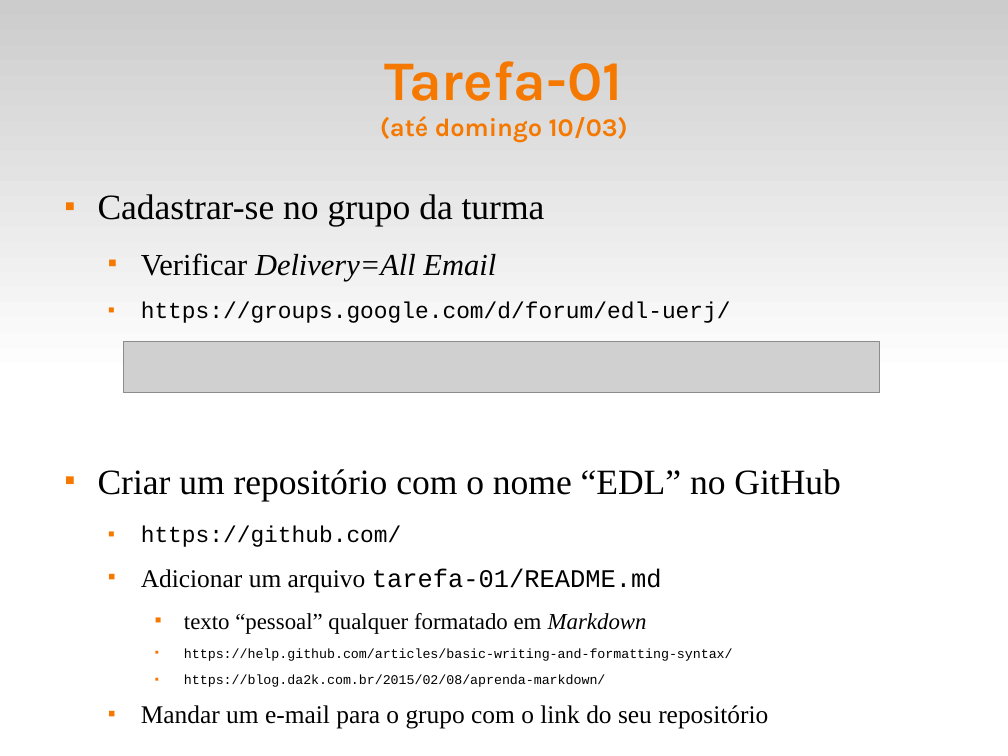
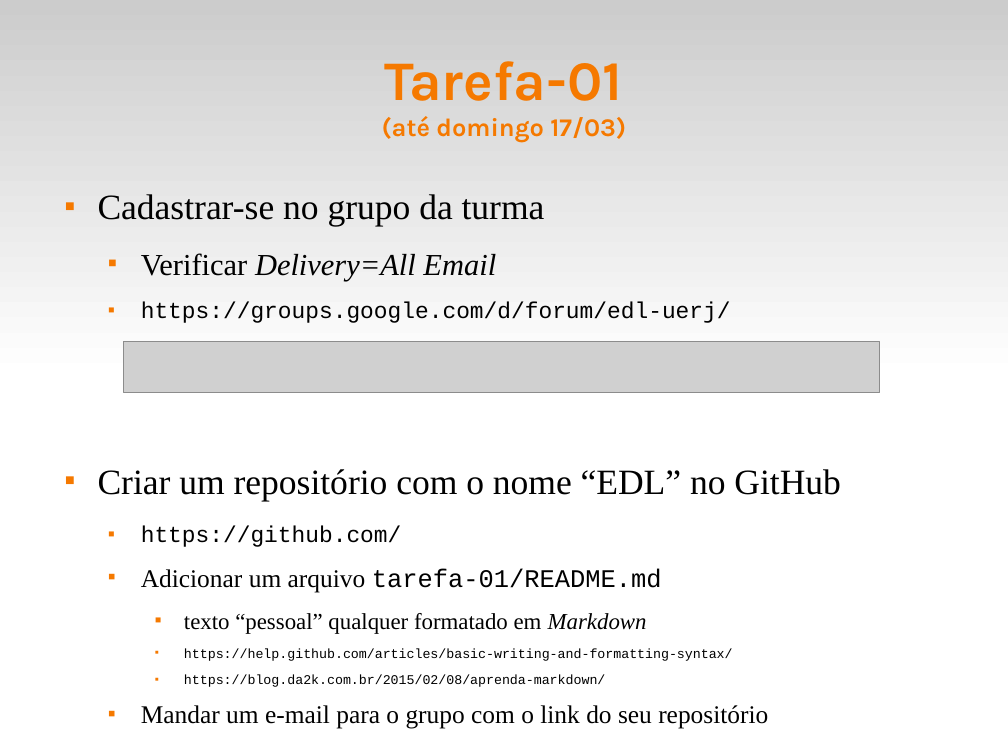
Before and after one commit to fsantanna-uerj/EDL, a slide deck: slide 9 of slides/edl-00.odp. Drawn at 1008x756 pixels with LibreOffice and Linux fonts; fonts in the diff are those of the drawing; grey boxes stand for pictures. Boxes give left, top, right and bottom in pixels: in the first picture for what was removed or moved away, otherwise in the second. Text is boxed around its words. In the diff, an @@ line names an element or a change of style, - is before the commit and + after.

```diff
--- a/slides/edl-00.odp
+++ b/slides/edl-00.odp
@@ title at (382,61,626,143): text changed @@
-Tarefa-01
-(até domingo 10/03)
+Tarefa-01
+(até domingo 17/03)
```
Also in this commit, not shown: 1 other slide changed, 1 other file.
